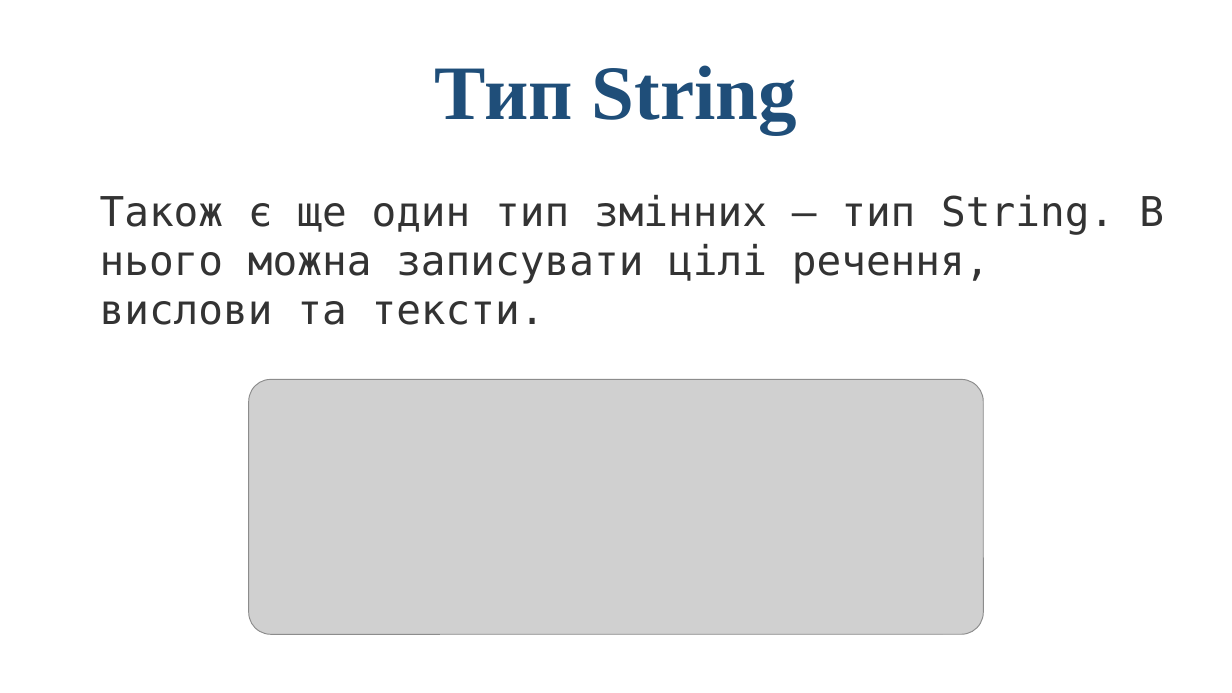
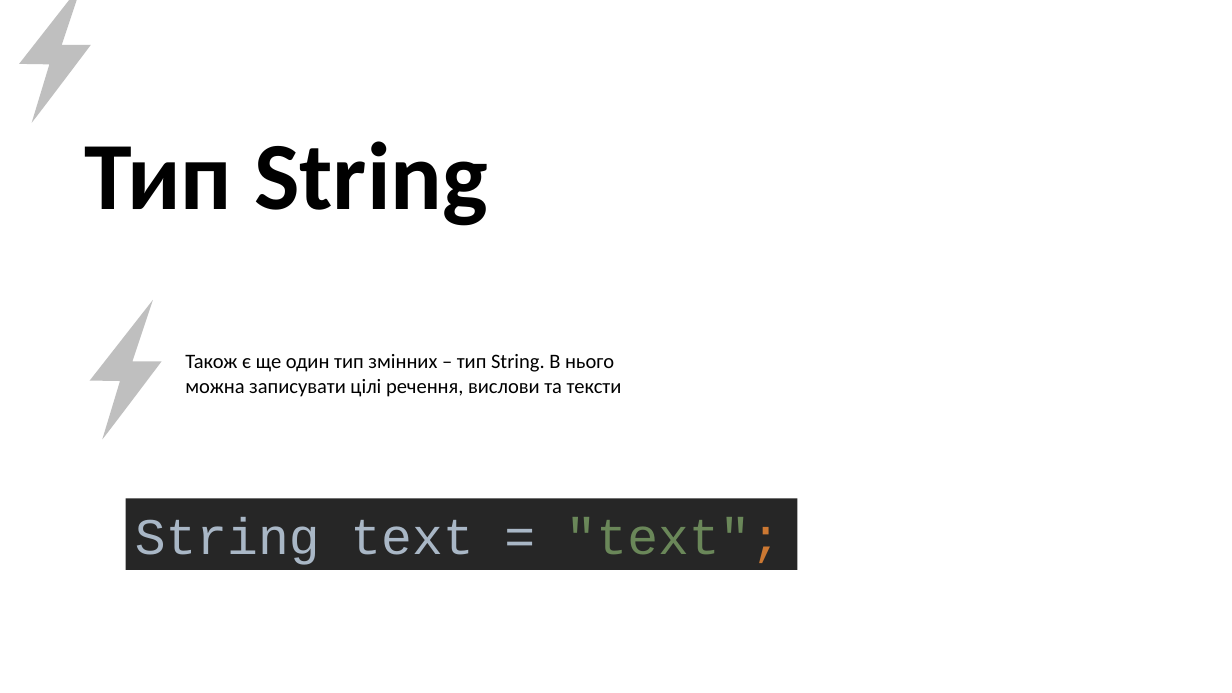
Before and after one commit to arg3ntuum/JavaCourse, a slide deck: slide 5 of Java Урок 2 Змінні. Перетворення типів. БО.pptx. Drawn at 1232x693 pixels with LibreOffice and Linux fonts; fonts in the diff are those of the drawing; grey boxes stand for pictures. Boxes give left, top, right and bottom in pixels: in the first picture for what was removed or moved away, otherwise in the second. Text is boxed around its words. In the diff, an @@ line names an element or a change of style, - is before the commit and + after.

Commit message:
Re designed 2 theme.

```diff
--- a/Java Урок 2 Змінні. Перетворення типів. БО.pptx
+++ b/Java Урок 2 Змінні. Перетворення типів. БО.pptx
@@ freeform shape added at <box>19,0,91,123</box>, fill #BFBFBF @@
@@ text "Тип String": place and size @@
-text "Тип String" at <box>435,65,797,134</box>
+text "Тип String" at <box>85,141,488,226</box>
@@ text "Тип String" at <box>85,141,488,226</box>: size 60 to 75 pt, font Times New Roman to Calibri, text colour #1F4E79 to #000000; alignment centre to left; line spacing 1 to 0.8; vertical alignment top to middle @@
@@ freeform shape added at <box>90,300,162,440</box>, fill #BFBFBF @@
@@ text at <box>185,354,622,397</box>: text changed; size 32 to 16 pt; font DejaVu Sans Mono to Calibri; text colour #333333 to #000000 @@
-Також є ще один тип змінних – тип String. В нього можна записувати цілі речення, вислови та тексти.
+Також є ще один тип змінних – тип String. В нього
+можна записувати цілі речення, вислови та тексти
@@ text "Також є ще один тип ..." at <box>185,354,622,397</box>: vertical alignment top to middle @@
@@ picture removed at <box>249,380,983,635</box> @@
@@ freeform shape added at <box>970,422,1168,693</box>, fill #FFFFFF @@
@@ rectangle added at <box>126,498,798,569</box>, fill #262626, 40 pt, text #A9B7C6 @@
+String text = "text";
```
Also in this commit, not shown: 18 other slides changed, 2 slides added, 3 slides removed.
